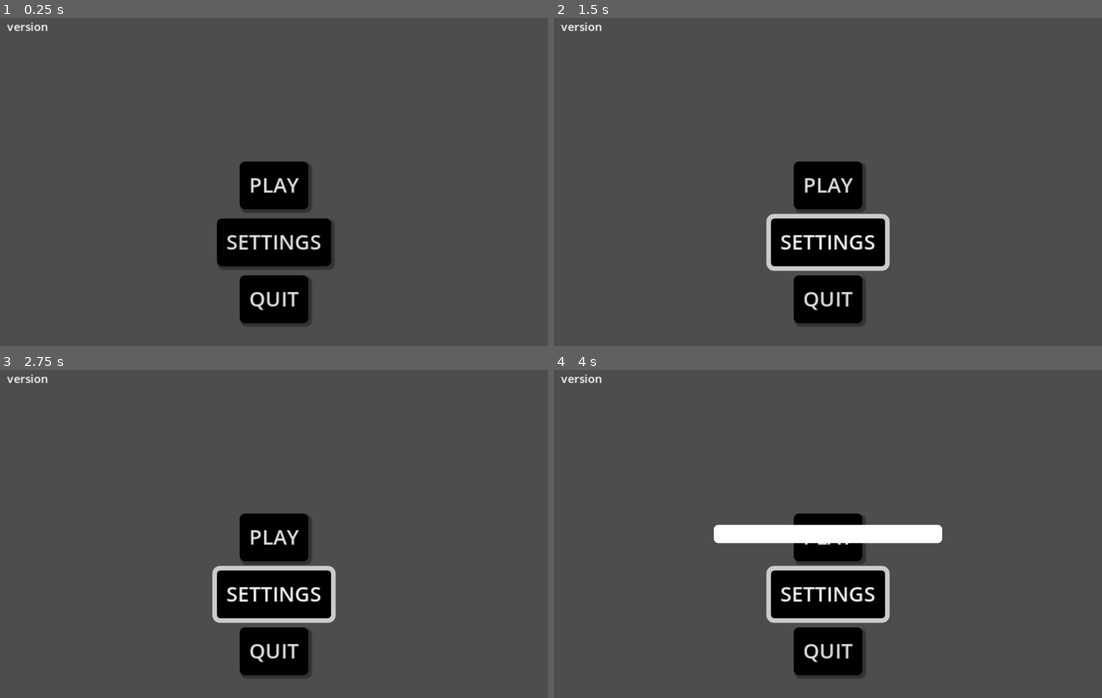
Above: before the commit, frames 1-4 (two rows, left to right).
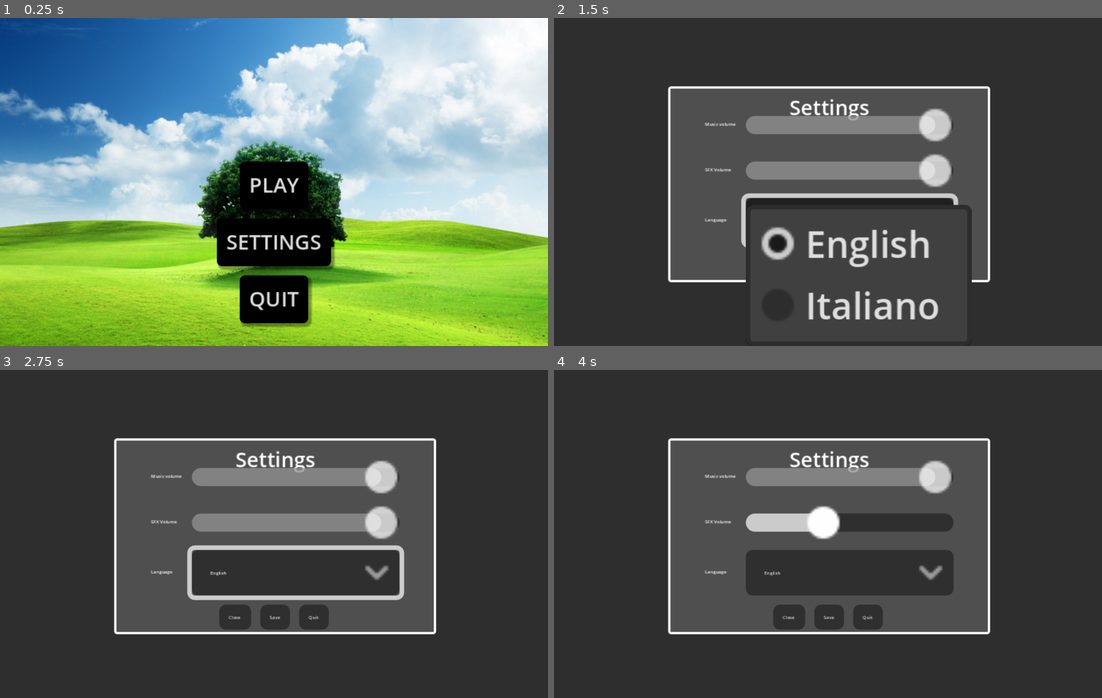
Above: after the commit, the same moments.

Repository: FrancescoDefulgentiis/P.A.L.L.E.
Game: Godot game, scene res://Menus/start_screen.tscn
Same seed, same stepped clock (60 frames per second), same inputs: the game is played once before the commit and once after it.
Inputs (mouse positions are in pixels of both pictures, inside the frame that each line leads up to):
- Up to frame 1 (0.25 s): no input
- Up to frame 2 (1.5 s): click "SETTINGS" at 0.5 s; click (849, 218) at 1.25 s, where only the run after the commit has a clickable "English"
- Up to frame 3 (2.75 s): click (274, 616) at 2 s, where only the run after the commit has a clickable "Save"
- Up to frame 4 (4 s): click (828, 537) at 2.75 s, where only the run before the commit has a clickable "PLAY"; click (828, 537) at 3.5 s, where only the run before the commit has a clickable "PLAY"

The runs differ from the first frame. In frame 1, 93% of the frame differs, in the area x 0-100%, y 0-100%; in frame 2, 73%; in frame 3, 80%; in frame 4, 80%.

Commit message:
sceneManager and Settings are implemented and i'm very happy with them.

Diff:
--- a/godotproject/Autoloads/ScenePaths.gd
+++ b/godotproject/Autoloads/ScenePaths.gd
@@ -1,22 +1,58 @@
 extends Node
 
-# Dictionary containing scene keys mapped to their paths
-var scene_paths: Dictionary = {
-	"Start_screen": "res://Menus/Start_screen.tscn",
-	"Loading_screen":"res://Menus/Loading_screen.tscn",
-	"Settings": "res://Menus/Start_screen.tscn",
-	"Level_selection_screen":"res://Menus/Level_selection_screen.tscn",
-	"Test_level": "res://scenes/levels/Test_evel.tscn"
+enum Scene {
+	START_SCREEN,
+	LOADING_SCREEN,
+	SETTINGS,
+	LEVEL_SELECTION_SCREEN,
+	TEST_LEVEL
 }
 
-func get_scene_path(scene_identifier: String) -> String:
-	if scene_paths.has(scene_identifier):
-		return scene_paths[scene_identifier]
-	else:
-		return scene_identifier
+static var scene_paths = {
+	Scene.START_SCREEN: "res://Menus/Start_screen.tscn",
+	Scene.LOADING_SCREEN: "res://Menus/Loading_screen.tscn",
+	Scene.SETTINGS: "res://Menus/Settings.tscn",
+	Scene.LEVEL_SELECTION_SCREEN: "res://Menus/Level_selection_screen.tscn",
+	Scene.TEST_LEVEL: "res://Levels/TestLevel.tscn"
+}
 
-func level_exists(scene_identifier: String) -> bool:
-	if scene_paths.has(scene_identifier):
-		return true
-	else:
-		return ResourceLoader.exists(scene_identifier)
+static var string_to_enum = {
+	"Start_screen": Scene.START_SCREEN,
+	"Loading_screen": Scene.LOADING_SCREEN,
+	"Settings": Scene.SETTINGS,
+	"Level_selection_screen": Scene.LEVEL_SELECTION_SCREEN,
+	"Test_level": Scene.TEST_LEVEL
+}
+
+static var enum_to_string = {
+	Scene.START_SCREEN: "Start_screen",
+	Scene.LOADING_SCREEN: "Loading_screen",
+	Scene.SETTINGS: "Settings",
+	Scene.LEVEL_SELECTION_SCREEN: "Level_selection_screen",
+	Scene.TEST_LEVEL: "Test_level"
+}
+
+static func get_scene_path(scene: Scene) -> String:
+	if scene in scene_paths:
+		return scene_paths[scene]
+	return ""
+
+static func get_enum_from_string(scene_name: String) -> Scene:
+	if scene_name in string_to_enum:
+		return string_to_enum[scene_name]
+	return Scene.START_SCREEN  # Default fallback
+
+static func get_string_from_enum(scene: Scene) -> String:
+	if scene in enum_to_string:
+		return enum_to_string[scene]
+	return ""
+
+static func get_scene_path_from_string(scene_name: String) -> String:
+	var scene_enum = get_enum_from_string(scene_name)
+	return get_scene_path(scene_enum)
+
+static func is_valid_scene_name(scene_name: String) -> bool:
+	return scene_name in string_to_enum
+
+static func is_valid_scene_enum(scene: Scene) -> bool:
+	return scene in scene_paths
--- a/godotproject/Autoloads/sceneManager.gd
+++ b/godotproject/Autoloads/sceneManager.gd
@@ -36,9 +36,11 @@
 	if load_into == null: load_into = get_tree().root
 	_load_scene_into = load_into
 	_scene_to_unload = scene_to_unload
+	_content_path = scene_to_load
 
 	_add_loading_screen(transition_type)
 	load_start.emit(_loading_screen)
+
 
 	var loader = ResourceLoader.load_threaded_request(scene_to_load)
 
--- /dev/null
+++ b/godotproject/Levels/TestLevel.tscn
@@ -0,0 +1,3 @@
+[gd_scene format=3 uid="uid://cw1518lmqyvt4"]
+
+[node name="TestLevel" type="Node2D"]
--- a/godotproject/Menus/Settings.gd
+++ b/godotproject/Menus/Settings.gd
@@ -1 +1,17 @@
-extends Node
+class_name Settings extends CanvasLayer
+
+func _process(_delta: float) -> void:
+	# Insert here some logic to use the controller or arrows as option selectors
+	pass
+
+func _on_quit_button_button_up() -> void:
+	print("Quitting game")
+	get_tree().quit()
+
+func _on_close_button_button_up() -> void:
+	print("closing settings")
+	SceneManager.swap_scenes(ScenePaths.get_scene_path(ScenePaths.Scene.START_SCREEN), get_tree().root, self, Transitions.Type.WIPE_TO_RIGHT)
+
+func _on_save_button_button_up() -> void:
+	print("Saving settings...")
+	#Insert here some logic to save settings
--- a/godotproject/Menus/Settings.tscn
+++ b/godotproject/Menus/Settings.tscn
@@ -1,3 +1,155 @@
-[gd_scene format=3 uid="uid://c7572vcvejpfv"]
+[gd_scene load_steps=4 format=3 uid="uid://b15bt7vf15jy1"]
 
-[node name="Settings" type="Node2D"]
+[ext_resource type="Script" uid="uid://bj5h0rixyq21q" path="res://Menus/settings.gd" id="1_eklo8"]
+
+[sub_resource type="StyleBoxFlat" id="StyleBoxFlat_jldpq"]
+bg_color = Color(0.180392, 0.180392, 0.180392, 1)
+
+[sub_resource type="StyleBoxFlat" id="StyleBoxFlat_eklo8"]
+bg_color = Color(0.309804, 0.309804, 0.309804, 1)
+border_width_left = 1
+border_width_top = 1
+border_width_right = 1
+border_width_bottom = 1
+border_color = Color(1, 1, 1, 1)
+corner_radius_top_left = 1
+corner_radius_top_right = 1
+corner_radius_bottom_right = 1
+corner_radius_bottom_left = 1
+
+[node name="Settings" type="CanvasLayer"]
+script = ExtResource("1_eklo8")
+
+[node name="Panel" type="Panel" parent="."]
+anchors_preset = 15
+anchor_right = 1.0
+anchor_bottom = 1.0
+grow_horizontal = 2
+grow_vertical = 2
+theme_override_styles/panel = SubResource("StyleBoxFlat_jldpq")
+
+[node name="BackgroundPanel" type="Panel" parent="Panel"]
+layout_mode = 1
+anchors_preset = 8
+anchor_left = 0.5
+anchor_top = 0.5
+anchor_right = 0.5
+anchor_bottom = 0.5
+offset_left = -70.0
+offset_top = -42.0
+offset_right = 71.0
+offset_bottom = 44.0
+grow_horizontal = 2
+grow_vertical = 2
+theme_override_styles/panel = SubResource("StyleBoxFlat_eklo8")
+
+[node name="MarginContainer" type="MarginContainer" parent="Panel/BackgroundPanel"]
+layout_mode = 1
+anchors_preset = 15
+anchor_right = 1.0
+anchor_bottom = 1.0
+grow_horizontal = 2
+grow_vertical = 2
+theme_override_constants/margin_left = 9
+theme_override_constants/margin_top = 9
+theme_override_constants/margin_right = 9
+theme_override_constants/margin_bottom = 9
+
+[node name="VBoxContainer" type="VBoxContainer" parent="Panel/BackgroundPanel/MarginContainer"]
+layout_mode = 2
+
+[node name="Heading" type="Label" parent="Panel/BackgroundPanel/MarginContainer/VBoxContainer"]
+layout_mode = 2
+size_flags_vertical = 0
+theme_override_font_sizes/font_size = 9
+text = "Settings"
+horizontal_alignment = 1
+
+[node name="MarginContainer" type="MarginContainer" parent="Panel/BackgroundPanel/MarginContainer/VBoxContainer"]
+layout_mode = 2
+theme_override_constants/margin_left = 7
+theme_override_constants/margin_top = -10
+theme_override_constants/margin_right = 7
+
+[node name="GridContainer" type="GridContainer" parent="Panel/BackgroundPanel/MarginContainer/VBoxContainer/MarginContainer"]
+layout_mode = 2
+columns = 2
+
+[node name="MusicVol" type="Label" parent="Panel/BackgroundPanel/MarginContainer/VBoxContainer/MarginContainer/GridContainer"]
+layout_mode = 2
+theme_override_font_sizes/font_size = 2
+text = "Music volume"
+
+[node name="MusicSli" type="HSlider" parent="Panel/BackgroundPanel/MarginContainer/VBoxContainer/MarginContainer/GridContainer"]
+unique_name_in_owner = true
+layout_direction = 2
+layout_mode = 2
+size_flags_horizontal = 3
+size_flags_stretch_ratio = 2.0
+max_value = 1.0
+step = 0.05
+value = 1.0
+
+[node name="SfxLabel" type="Label" parent="Panel/BackgroundPanel/MarginContainer/VBoxContainer/MarginContainer/GridContainer"]
+layout_mode = 2
+theme_override_font_sizes/font_size = 2
+text = "SFX Volume"
+
+[node name="SfxSlider" type="HSlider" parent="Panel/BackgroundPanel/MarginContainer/VBoxContainer/MarginContainer/GridContainer"]
+unique_name_in_owner = true
+layout_direction = 2
+layout_mode = 2
+size_flags_horizontal = 3
+size_flags_vertical = 1
+size_flags_stretch_ratio = 2.0
+max_value = 1.0
+step = 0.05
+value = 1.0
+
+[node name="Language" type="Label" parent="Panel/BackgroundPanel/MarginContainer/VBoxContainer/MarginContainer/GridContainer"]
+layout_mode = 2
+theme_override_font_sizes/font_size = 2
+text = "Language"
+
+[node name="LanguageOpt" type="OptionButton" parent="Panel/BackgroundPanel/MarginContainer/VBoxContainer/MarginContainer/GridContainer"]
+unique_name_in_owner = true
+layout_mode = 2
+theme_override_font_sizes/font_size = 2
+selected = 0
+item_count = 2
+popup/item_0/text = "English"
+popup/item_0/id = 0
+popup/item_1/text = "Italiano"
+popup/item_1/id = 1
+
+[node name="HBoxContainer" type="HBoxContainer" parent="Panel/BackgroundPanel/MarginContainer/VBoxContainer"]
+layout_mode = 2
+alignment = 1
+
+[node name="CloseButton" type="Button" parent="Panel/BackgroundPanel/MarginContainer/VBoxContainer/HBoxContainer"]
+layout_mode = 2
+size_flags_horizontal = 4
+size_flags_vertical = 8
+theme_override_font_sizes/font_size = 2
+text = "Close
+"
+
+[node name="SaveButton" type="Button" parent="Panel/BackgroundPanel/MarginContainer/VBoxContainer/HBoxContainer"]
+layout_mode = 2
+size_flags_horizontal = 4
+size_flags_vertical = 8
+theme_override_font_sizes/font_size = 2
+text = "Save
+"
+
+[node name="QuitButton" type="Button" parent="Panel/BackgroundPanel/MarginContainer/VBoxContainer/HBoxContainer"]
+layout_mode = 2
+size_flags_horizontal = 4
+size_flags_vertical = 8
+theme_override_font_sizes/font_size = 2
+text = "Quit
+"
+
+[connection signal="button_up" from="Panel/BackgroundPanel/MarginContainer/VBoxContainer/HBoxContainer/CloseButton" to="." method="_on_close_button_button_up"]
+[connection signal="button_up" from="Panel/BackgroundPanel/MarginContainer/VBoxContainer/HBoxContainer/SaveButton" to="." method="_on_save_button_button_up"]
+[connection signal="button_up" from="Panel/BackgroundPanel/MarginContainer/VBoxContainer/HBoxContainer/QuitButton" to="." method="_on_quit_button_button_up"]
--- a/godotproject/Menus/start_screen.gd
+++ b/godotproject/Menus/start_screen.gd
@@ -10,8 +10,10 @@
 
 func _on_settings_button_button_up() -> void:
 	print("Opening settings")
-	SceneManager.swap_scenes(ScenePaths.get_scene_path("Settings"), get_tree().root, self, Transitions.Type.WIPE_TO_RIGHT)
+	SceneManager.swap_scenes(ScenePaths.get_scene_path(ScenePaths.Scene.SETTINGS), get_tree().root, self, Transitions.Type.WIPE_TO_RIGHT)
 
 func _on_play_button_button_up() -> void:
 	print("Starting game")
-	SceneManager.swap_scenes(ScenePaths.get_scene_path("Level_selection_screen"),get_tree().root,self,Transitions.Type.WIPE_TO_RIGHT)
+	# When i'll make a level selector i'll use this =)
+	#SceneManager.swap_scenes(ScenePaths.get_scene_path(ScenePaths.Scene.LEVEL_SELECTION_SCREEN), get_tree().root, self, Transitions.Type.WIPE_TO_RIGHT)
+	SceneManager.swap_scenes(ScenePaths.get_scene_path(ScenePaths.Scene.TEST_LEVEL), get_tree().root, self, Transitions.Type.WIPE_TO_RIGHT)
--- a/godotproject/Menus/start_screen.tscn
+++ b/godotproject/Menus/start_screen.tscn
@@ -1,6 +1,7 @@
-[gd_scene load_steps=4 format=3 uid="uid://dy06fpapockt1"]
+[gd_scene load_steps=5 format=3 uid="uid://dy06fpapockt1"]
 
 [ext_resource type="Script" uid="uid://h7jbasfirr32" path="res://Menus/Start_screen.gd" id="1_cihom"]
+[ext_resource type="Texture2D" uid="uid://bytjoy27pkk2h" path="res://Assets/Sprites/StartScreen.jpg" id="2_3rljx"]
 
 [sub_resource type="StyleBoxFlat" id="StyleBoxFlat_ng4jn"]
 bg_color = Color(0.592157, 0.27451, 0.584314, 1)
@@ -53,6 +54,7 @@
 [node name="Sprite2D" type="Sprite2D" parent="."]
 position = Vector2(120, 73)
 scale = Vector2(0.25, 0.25)
+texture = ExtResource("2_3rljx")
 
 [node name="VBoxContainer" type="VBoxContainer" parent="."]
 layout_mode = 1
@@ -113,15 +115,6 @@
 text = "QUIT
 "
 
-[node name="VersionNum" type="Label" parent="."]
-unique_name_in_owner = true
-layout_mode = 1
-offset_left = 3.0
-offset_right = 63.0
-offset_bottom = 11.0
-theme_override_font_sizes/font_size = 5
-text = "version"
-
 [connection signal="button_up" from="VBoxContainer/PlayHBoxContainer/PlayContainer/PlayButton" to="." method="_on_play_button_button_up"]
 [connection signal="button_up" from="VBoxContainer/SettingsHBoxContainer/SettingsContainer/SettingsButton" to="." method="_on_settings_button_button_up"]
 [connection signal="button_up" from="VBoxContainer/QuitHBoxContainer2/QuitContainer/QuitButton" to="." method="_on_quit_button_button_up"]
--- a/godotproject/project.godot
+++ b/godotproject/project.godot
@@ -18,8 +18,8 @@
 [autoload]
 
 SceneManager="*res://Autoloads/SceneManager.gd"
+Transitions="*res://Autoloads/Transitions.gd"
 ScenePaths="*res://Autoloads/ScenePaths.gd"
-Transitions="*res://Autoloads/Transitions.gd"
 
 [display]
 
Binary file added: godotproject/Assets/Sprites/StartScreen.jpg
Not shown, added: godotproject/Assets/Sprites/StartScreen.jpg.import
Not shown: 1 places in godotproject/Menus/Level_selection_screen.tscn that only renumber resources
Not shown, changed: godotproject/Menus/Settings.gd.uid
